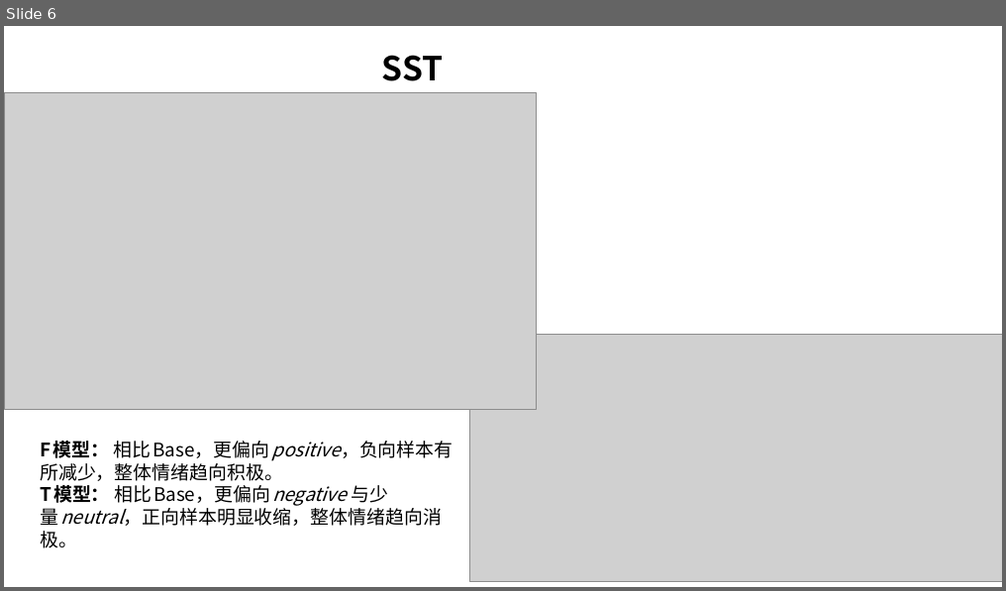
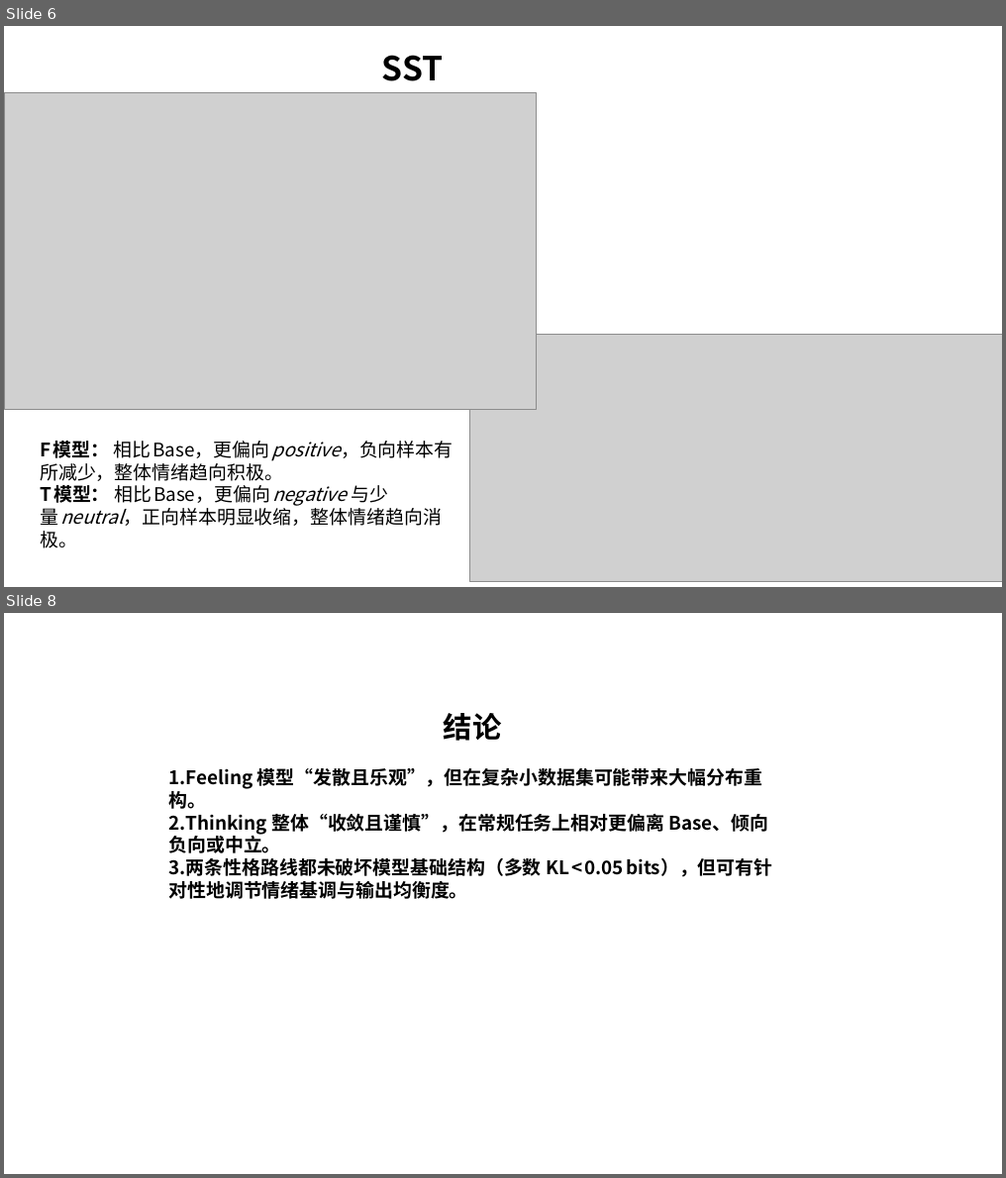
Before and after one commit to Niklauseik/personality-dpo, a slide deck: presentation.pptx. Shown one above the other, each under a label of ours: slide 6 before the commit, slides 6 and 8 after it; the slides between them are not shown. The pictures are 1006x591 and 1006x1178 pixels, drawn with LibreOffice and Linux fonts; fonts in the diff are those of the drawing; grey boxes stand for pictures. Boxes give left, top, right and bottom in pixels: in the first picture for what was removed or moved away, otherwise in the second. Text is boxed around its words. In the diff, an @@ line names an element or a change of style, - is before the commit and + after.

```diff
--- a/presentation.pptx
+++ b/presentation.pptx
@@ slide 8 added at bbox=[4, 613, 1002, 1174], background #FFFFFF @@
@@ text added at bbox=[168, 713, 772, 899], 18 pt, text #000000, bold @@
+结论
+1. Feeling 模型“发散且乐观”，但在复杂小数据集可能带来大幅分布重构。
+2. Thinking 整体“收敛且谨慎”，在常规任务上相对更偏离 Base、倾向负向或中立。
+3. 两条性格路线都未破坏模型基础结构（多数 KL < 0.05 bits），但可有针对性地调节情绪基调与输出均衡度。
```
Also in this commit, not shown: 1 slide changed.
